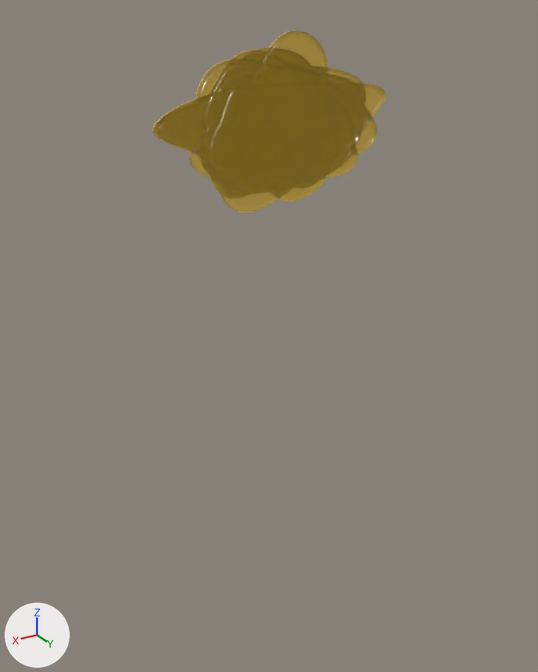
The Blender file src/game/models/enemies/latch-slug/latch-slug-splat.blend: old version first, new version second.
Camera for both pictures: a 50 mm lens placed at (2.51, 4.04, 0.64), pointed at (-0.02, -0.17, -1.47). Arrows for +X, +Y and +Z are at lower left; the lights stay in place. The picture after the commit comes second.

In view in the first picture: 'Slug adhesive variant 0', 'Slug adhesive variant 1', 'Slug adhesive variant 2', 'Slug adhesive variant 3', 'Slug adhesive variant 4', 'Slug adhesive variant 5'.
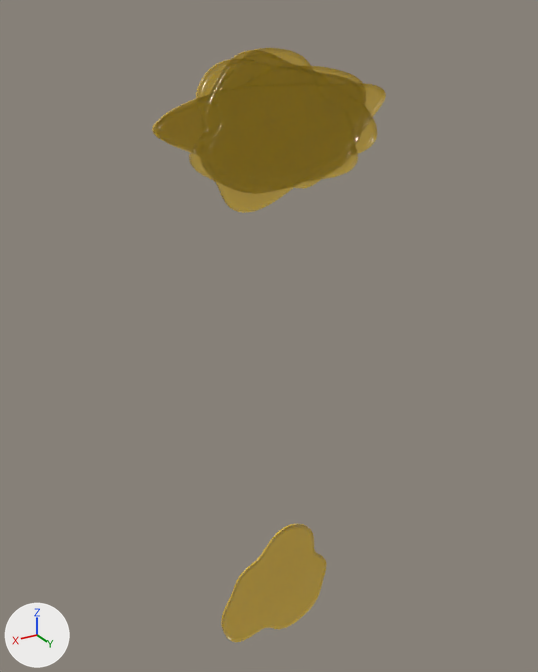
The newer file adds a shape key; the second version is drawn at full value of the shape key 'Complete downward runoff' of 'Slug adhesive variant 1', and the change is written as the vertex moves it makes.

Patch to the scene script:
```diff
--- a/src/game/models/enemies/latch-slug/latch-slug-splat.blend.py
+++ b/src/game/models/enemies/latch-slug/latch-slug-splat.blend.py
@@ me_adhesive_outline_1 @@
 # used by ob_slug_adhesive_variant_1; location = (0.0, 0.0, 0.0)
-me_adhesive_outline_1.from_pydata(...)  # 4610 vertices, 4800 faces; spans x -0.473..0.515, y -0.09..0.008, z -0.47..0.557
+me_adhesive_outline_1.from_pydata(...)  # 4610 vertices, 4800 faces; spans x -0.473..0.515, y -0.09..0.008, z -4.07..-3.043
+# me_adhesive_outline_1 part 1: the whole mesh is moved by (0.0, 0.0, -3.6)
 me_adhesive_outline_1.materials.append(mat_translucent_adhesive_golden_gel)
```

Location of each change, [x1, y1, x2, y2] in pixels of the pictures (538 x 672 px):
'Slug adhesive variant 1', moved: before [207, 30, 343, 202]; after [221, 524, 326, 642]
